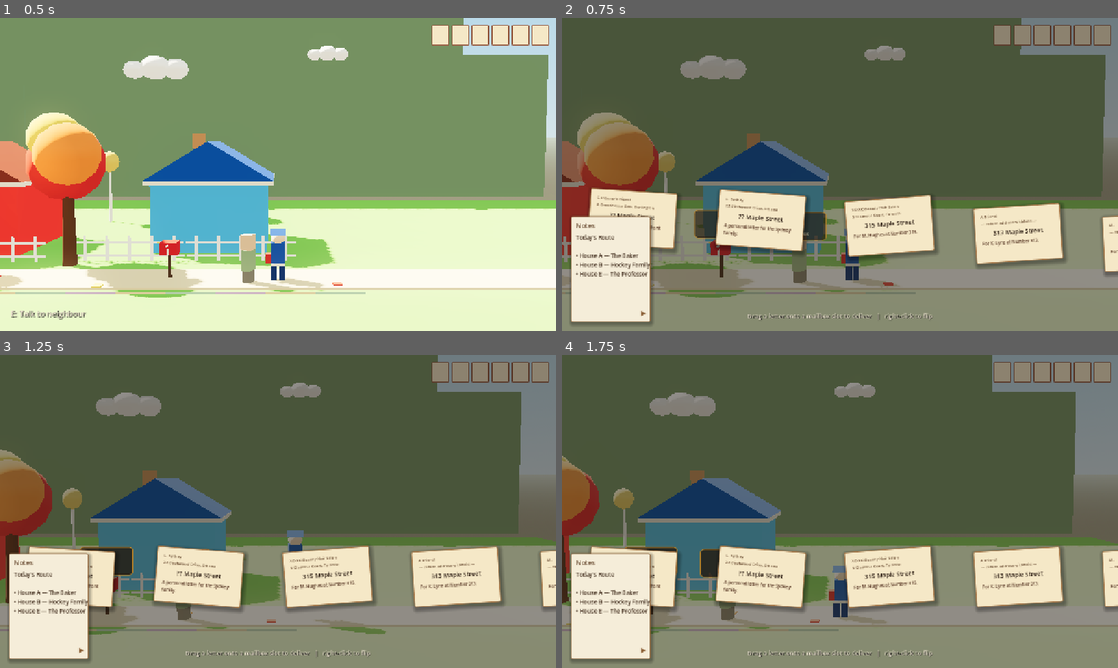
Above: before the commit, frames 1-4 (two rows, left to right).
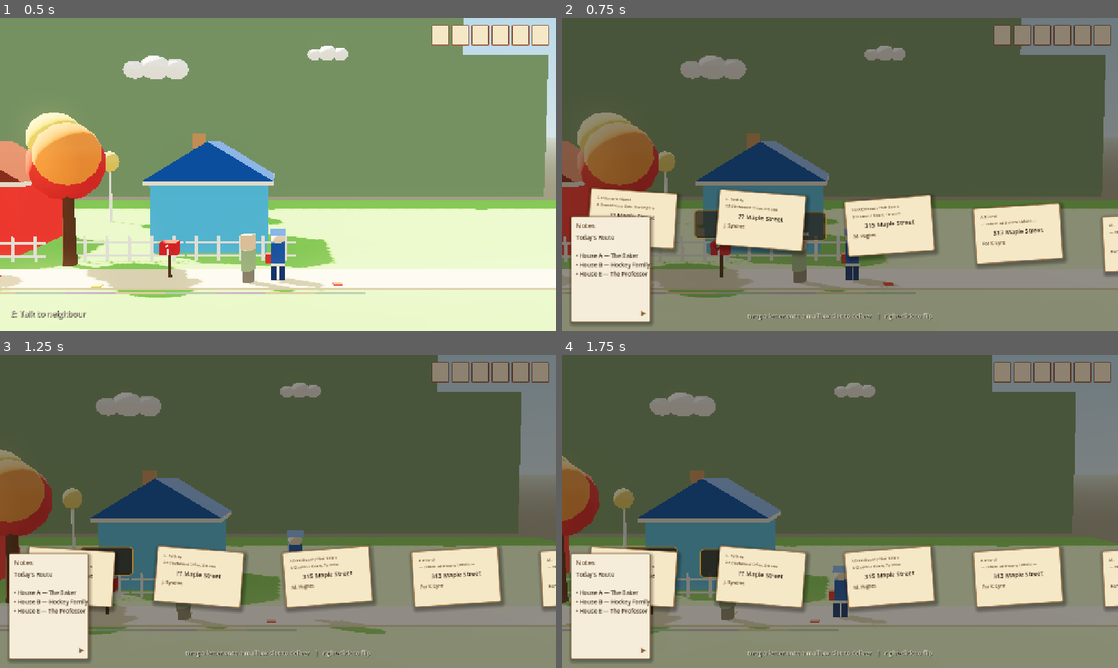
Above: after the commit, the same moments.

Repository: mariam-arab/Mailman
Game: Godot game, scene res://scenes/levels/neighborhood_01.tscn
Same seed, same stepped clock (60 frames per second), same inputs: the game is played once before the commit and once after it.
Inputs (mouse positions are in pixels of both pictures, inside the frame that each line leads up to):
- Up to frame 1 (0.5 s): no input
- Up to frame 2 (0.75 s): tap Enter at 0.5 s; move the mouse to (962, 158) at 0.52 s; hold D (move_right) from 0.53 s (still down); hold Tab (inspect_mail) from 0.53 s (still down); click (962, 158) at 0.67 s
- Up to frame 3 (1.25 s): keep holding D (move_right); keep holding Tab (inspect_mail); tap Space (jump) at 0.77 s
- Up to frame 4 (1.75 s): release D (move_right) at 1.25 s; release Tab (inspect_mail) at 1.25 s; drag from (728, 527) to (812, 574) at 1.27 s

Frame 1 is identical in both runs. In frame 2, 0.3% of the frame differs, in the area x 16-86%, y 65-73%; in frame 3, 0.3%; in frame 4, 0.3%.

Commit message:
edit level

Diff:
--- a/scripts/game/level.gd
+++ b/scripts/game/level.gd
@@ -17,7 +17,7 @@
 		"sender_address": "14 Harbour Lane, Halifax",
 		"address_line": "?? Maple Street",
 		"recipient_description":
-			"For the household that smells faintly of the sea.",
+			"Thomas Heart",
 		"clue_text":
 			"Dear Thomas — your annual subscription renewal is enclosed. Tight lines! — The Editors",
 		"correct_house_id": "house_312",
@@ -29,9 +29,9 @@
 		"sender_address": "8 Greenhouse Row, Burlington",
 		"address_line": "?? Maple Street",
 		"recipient_description":
-			"For the household whose front garden never sleeps.",
+			"Linda Michaels",
 		"clue_text":
-			"Dear Linda — Spring edition enclosed. New column on composting this month! — G.D.",
+			"",
 		"correct_house_id": "house_316",
 		"difficulty": 1,
 	},
@@ -41,9 +41,9 @@
 		"sender_address": "22 Birchwood Drive, Ottawa",
 		"address_line": "?? Maple Street",
 		"recipient_description":
-			"A personal letter for the Sydney family.",
+			"J. Syndnet",
 		"clue_text":
-			"I'll be visiting Thursday. Put the kettle on. Don't tell anyone. — L.",
+			"",
 		"correct_house_id": "house_314",
 		"difficulty": 2,
 	},
@@ -53,9 +53,9 @@
 		"sender_address": "5 Glamour Court, Toronto",
 		"address_line": "315 Maple Street",
 		"recipient_description":
-			"For M. Hughes at Number 315.",
+			"M. Hughes",
 		"clue_text":
-			"Your loyalty card is enclosed. You're overdue for a trim! XOXO — The Team",
+			"",
 		"correct_house_id": "house_315",
 		"difficulty": 1,
 	},
@@ -65,9 +65,9 @@
 		"sender_address": "— return address withheld —",
 		"address_line": "313 Maple Street",
 		"recipient_description":
-			"For K. Lyne at Number 313.",
+			"For K. Lyne",
 		"clue_text":
-			"You know what this is about. We should talk. — A Friend",
+			"",
 		"correct_house_id": "house_313",
 		"difficulty": 1,
 	},
@@ -77,9 +77,9 @@
 		"sender_address": "— return address withheld —",
 		"address_line": "311 Maple Street",
 		"recipient_description":
-			"For L. Hughes at Number 311.",
+			"For L. Hughes",
 		"clue_text":
-			"Don't tell Dad. See you Sunday. — M.",
+			"",
 		"correct_house_id": "house_311",
 		"difficulty": 1,
 	},
--- a/scripts/interactables/gossip.gd
+++ b/scripts/interactables/gossip.gd
@@ -6,7 +6,7 @@
 const SPEAKER := "Mr. Hughes"
 
 const LINES := [
-	"Morning! New face on the route? Welcome to Maple Street. Name's Hughes, Mr. Gordon Hughes. Lived here thirty years.",
+	"Morning! New face on the route? Welcome to Maple Street. Name's Mr. Hughes. Lived here thirty years.",
 	"Now, most of these neighbours... well. They keep to themselves, some of them. I won't say more.",
 	"But my neighbour Tom, heart of gold that one. Very friendly. You'll like him.",
 	"Tab opens your mail bag. Drag a letter onto a mailbox slot to deliver.",
